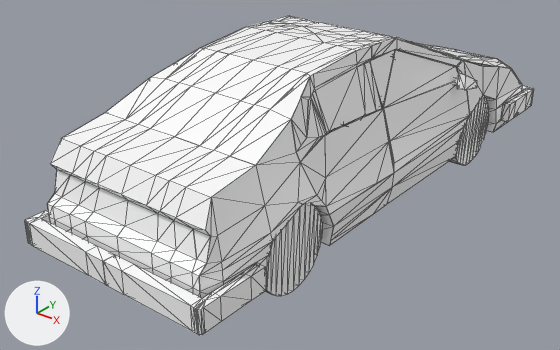
The glTF model white-car4.gltf, before and after one commit.
Before and after are seen from a camera (50 mm lens) standing at (2.04, -2.69, 2.19) and looking at (-0.1, -0.02, 0.53). The axes (+X, +Y, +Z) are drawn at lower left. The lights are the same throughout. Mesh edges are drawn as thin lines. Where no turn or scale is listed for an object, it has been applied to the vertices. Vertices at the same position are counted once.

The first picture shows 'Back bumper', 'Back right door', 'Back right side', 'Back right wheel', 'Back right window', 'Boot', 'Front right door', 'Front right side', 'Front right window', 'Main', 'Main Back window', 'Roof'.
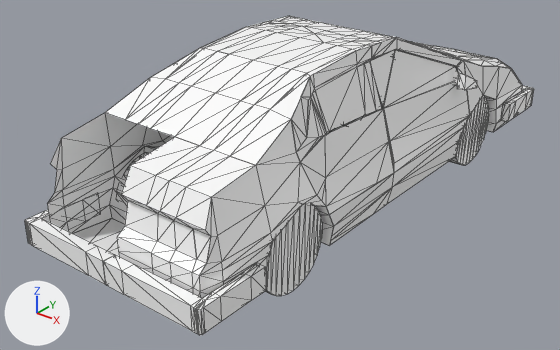
Where the change shows, as pixel boxes (x1, y1, x2, y2) in the pictures (560 x 350 px):
'Back right side', reshaped (64% wider): before (199, 120, 326, 298); after (117, 120, 326, 298)
'Boot', deleted: before (48, 113, 255, 297)
part 1 of me_cube_019, added: after (117, 137, 255, 297)
'Back left side', unchanged, uncovered by the edit: after (48, 113, 165, 234)

Edits to the bpy script that builds the scene:
```text
Change me_cube_019:
    used by ob_back_right_side; location = (0.001, -0.143, 0.031)
    remove me_cube_019.from_pydata(...)  # 29 vertices, 35 faces; spans x 0.384..0.447, y -0.968..-0.257, z 0.474..1.078
    add me_cube_019.from_pydata(...)  # 67 vertices, 99 faces; spans x 0.0..0.447, y -0.968..-0.257, z 0.474..1.078
    me_cube_019 part 1
    38 vertices are added at x 0.0..0.423, y -0.968..-0.647, z 0.508..0.984
    64 new faces join them
Remove ob_boot:
    ob_boot = bpy.data.objects.new('Boot', me_cube_004)
    ob_boot.location = (0.001, -0.143, 0.031)
```
